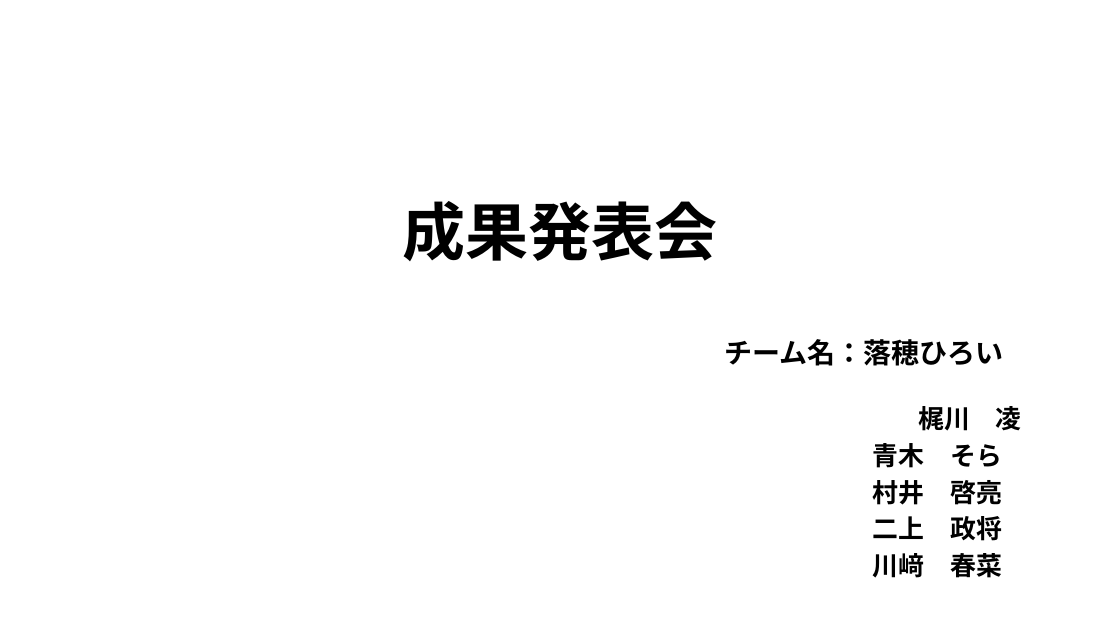
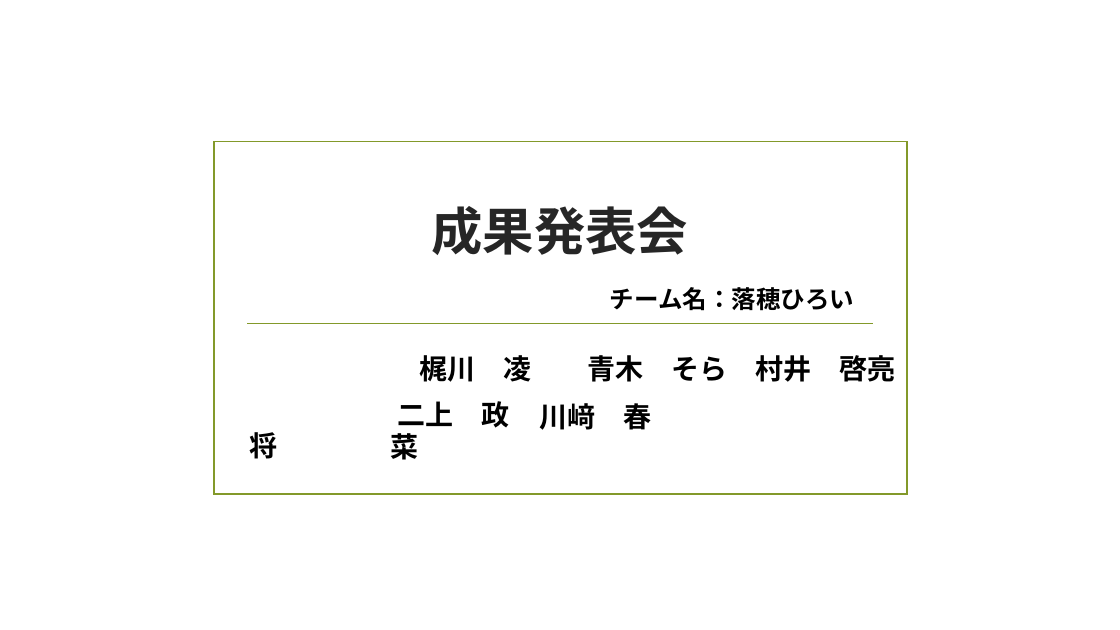
Before and after one commit to plusdojo2025/A5, a slide deck: slide 1 of documents/発表準備/6月成果発表会.pptx. Drawn at 1120x630 pixels with LibreOffice and Linux fonts; fonts in the diff are those of the drawing; background and template pictures are left out. Boxes give left, top, right and bottom in pixels: in the first picture for what was removed or moved away, otherwise in the second. Text is boxed around its words. In the diff, an @@ line names an element or a change of style, - is before the commit and + after.

```diff
--- a/documents/発表準備/6月成果発表会.pptx
+++ b/documents/発表準備/6月成果発表会.pptx
@@ rectangle added at [214,142,907,494], outline #83992A 1.25 pt @@
@@ title "成果発表会": place and size @@
-title "成果発表会" at [402,201,717,261]
+title "成果発表会" at [432,206,689,255]
@@ title "成果発表会" at [432,206,689,255]: size 54 to 44 pt, text colour #000000 to #262626; line spacing 0.9 to 1 @@
@@ subtitle "チーム名：落穂ひろい": place and size @@
-subtitle "チーム名：落穂ひろい" at [724,339,1003,366]
+subtitle "チーム名：落穂ひろい" at [610,287,854,311]
@@ subtitle "チーム名：落穂ひろい" at [610,287,854,311]: size 24 to 21 pt; line spacing 0.9 to 1 @@
@@ line added from (247, 323) to (874, 323), #83992A 1.25 pt @@
@@ text at [420,355,896,382]: text changed; size 22.2 to 24 pt @@
-梶川 凌
-青木 そら
-村井 啓亮
-二上 政将
-川﨑 春菜
+梶川 凌 青木 そら 村井 啓亮
@@ text added at [398,401,510,428], 24 pt, text #000000, bold @@
+二上 政将
@@ text added at [539,403,651,430], 24 pt, text #000000, bold @@
+川﨑 春菜
```
Also in this commit, not shown: 6 other slides changed, 1 slide added, 1 slide removed, 4 other files.
